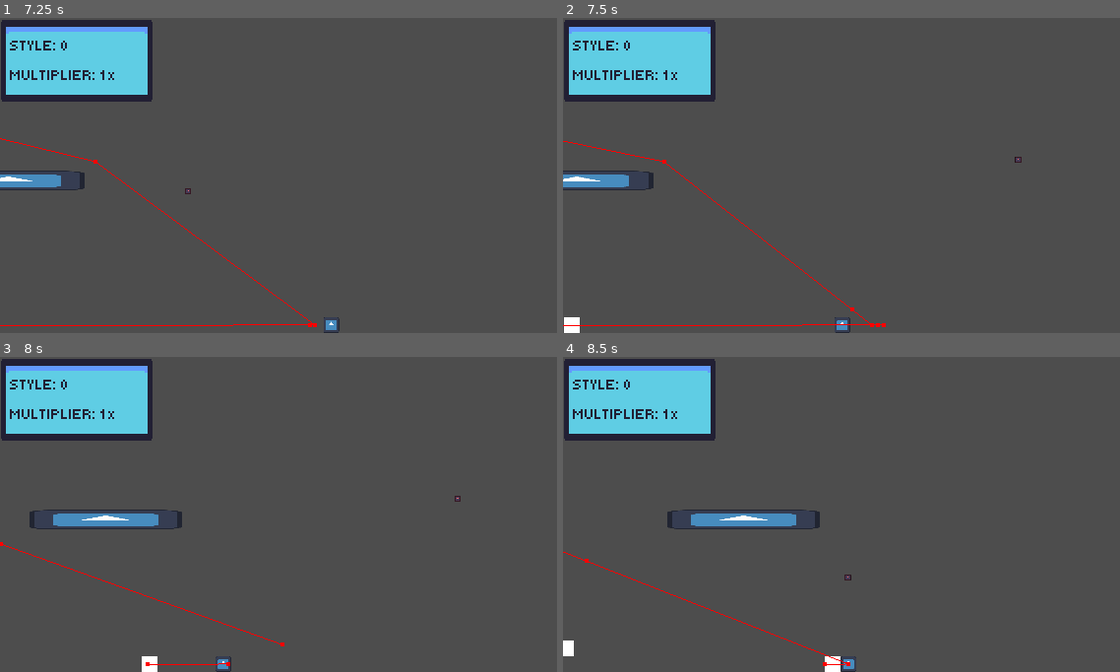
Above: before the commit, frames 1-4 (two rows, left to right).
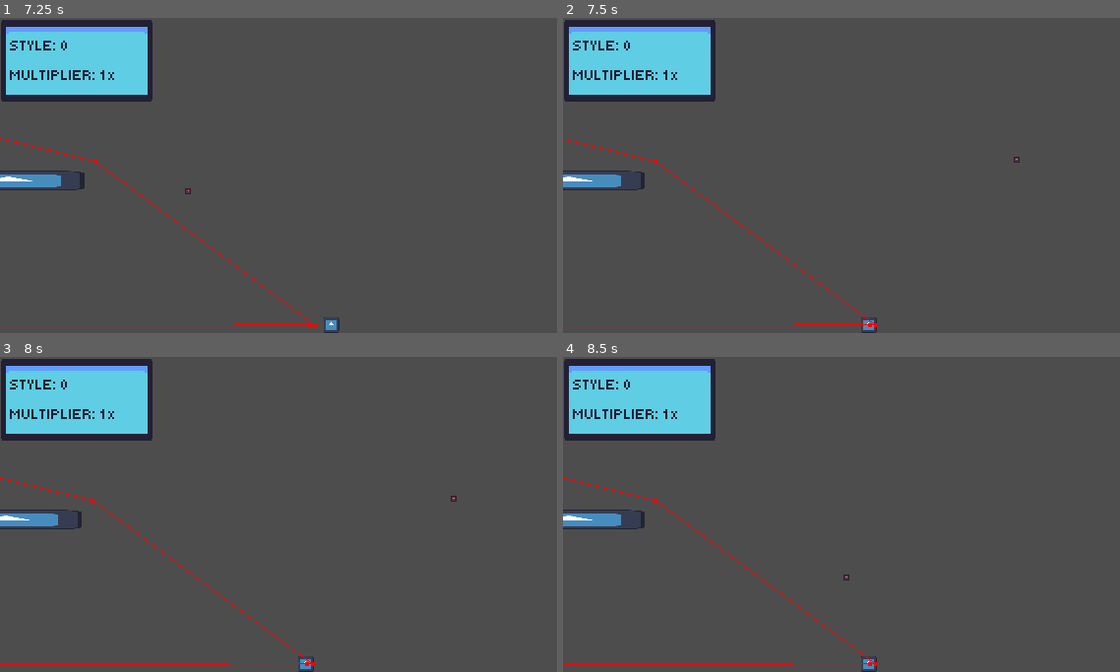
Above: after the commit, the same moments.

Repository: TBNEO/freezer_v2
Game: Godot game, scene res://Ui/main_menu.tscn
Two runs of this game, one before a commit and one after it. Both use one fixed random seed, a clock stepped at 60 frames per second and the inputs below. The engine's default icon, where the game draws it, is replaced by a stand-in: a white triangle on a blue panel in a dark square.
Inputs (mouse positions are in pixels of both pictures, inside the frame that each line leads up to):
- Up to frame 1 (7.25 s): click (317, 159) at 0.5 s; tap Enter at 1.25 s; move the mouse to (451, 159) at 1.27 s; hold D (right) 1.28-2 s; tap Shift (dash) at 1.35 s; click (451, 159) at 1.42 s; tap Space (jump) at 1.52, 4.52 s; drag from (189, 191) to (284, 238) at 2.02 s; move the mouse to (378, 106) at 2.77 s; hold A (left) 2.78-3.5 s; tap Backspace at 2.85 s; drag from (284, 238) to (128, 128) at 3.52 s; move the mouse to (501, 222) at 4.27 s; hold D (right) 4.28-5 s; tap F at 4.35 s; drag from (128, 128) to (222, 96) at 5.02 s; move the mouse to (345, 175) at 5.77 s; hold D (right) 5.78-6.5 s; tap Z at 5.85 s; click (345, 175) at 5.92 s; drag from (222, 96) to (189, 191) at 6.52 s
- Up to frame 2 (7.5 s): move the mouse to (1014, 159) at 7.27 s; hold A (left) from 7.28 s (still down); right-click (1014, 159) at 7.35 s
- Up to frame 3 (8 s): keep holding A (left); tap Space (jump) at 7.52 s
- Up to frame 4 (8.5 s): release A (left) at 8 s; drag from (752, 530) to (847, 577) at 8.02 s

Frame 1 is identical in both runs. In frame 2, 0.8% of the frame differs, in the area x 0-83%, y 38-100%; in frame 3, 2.1%; in frame 4, 2.5%, in the area x 0-57%, y 38-100%.

Commit message:
slight scene structure adjustments

Diff:
--- a/scenes/MAIN.tscn
+++ b/scenes/MAIN.tscn
@@ -1,13 +1,15 @@
-[gd_scene load_steps=4 format=3 uid="uid://bnadksjvd1fyi"]
+[gd_scene load_steps=5 format=3 uid="uid://bnadksjvd1fyi"]
 
 [ext_resource type="Script" path="res://scenes/GAME.gd" id="1_d1yqb"]
 [ext_resource type="PackedScene" uid="uid://wc23oia3n6p4" path="res://scenes/gameplay_main.tscn" id="1_ti3jq"]
+[ext_resource type="Script" path="res://objects/mechanics/main.gd" id="3_figg3"]
 [ext_resource type="PackedScene" uid="uid://c0nt2ei1ryy4f" path="res://Ui/pause_menu.tscn" id="3_g8ggc"]
 
 [node name="Node" type="Node"]
 script = ExtResource("1_d1yqb")
 
 [node name="MAIN" parent="." instance=ExtResource("1_ti3jq")]
+script = ExtResource("3_figg3")
 
 [node name="CanvasLayer" type="CanvasLayer" parent="."]
 
--- a/scenes/gameplay_main.tscn
+++ b/scenes/gameplay_main.tscn
@@ -22,7 +22,7 @@
 [sub_resource type="RectangleShape2D" id="RectangleShape2D_mo130"]
 size = Vector2(156, 18)
 
-[node name="MAIN" type="Node2D" groups=["main"]]
+[node name="MAIN" type="Node2D"]
 
 [node name="Crosshair" type="Node2D" parent="."]
 script = ExtResource("2_vb2iv")
@@ -32,7 +32,7 @@
 scale = Vector2(0.05, 0.05)
 texture = ExtResource("3_dojtt")
 
-[node name="Pausable" type="Node" parent="."]
+[node name="Pausable" type="Node" parent="." groups=["main"]]
 
 [node name="NavigationRegion2D" type="NavigationRegion2D" parent="Pausable"]
 navigation_polygon = SubResource("NavigationPolygon_yrmp6")
@@ -67,6 +67,4 @@
 [node name="PLAYER" parent="Pausable/NavigationRegion2D" instance=ExtResource("4_hjfkt")]
 position = Vector2(157, 172)
 
-[node name="EnemyParent" type="Node" parent="Pausable"]
-
-[node name="spawner" parent="." instance=ExtResource("4_uru2h")]
+[node name="spawner" parent="Pausable" instance=ExtResource("4_uru2h")]
